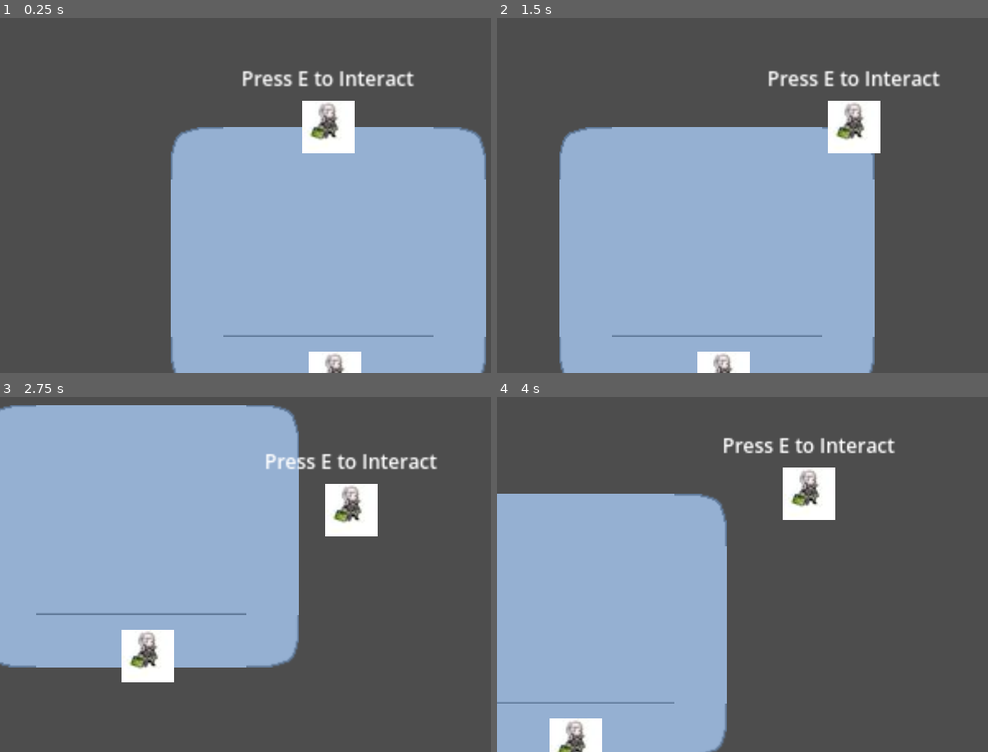
Above: before the commit, frames 1-4 (two rows, left to right).
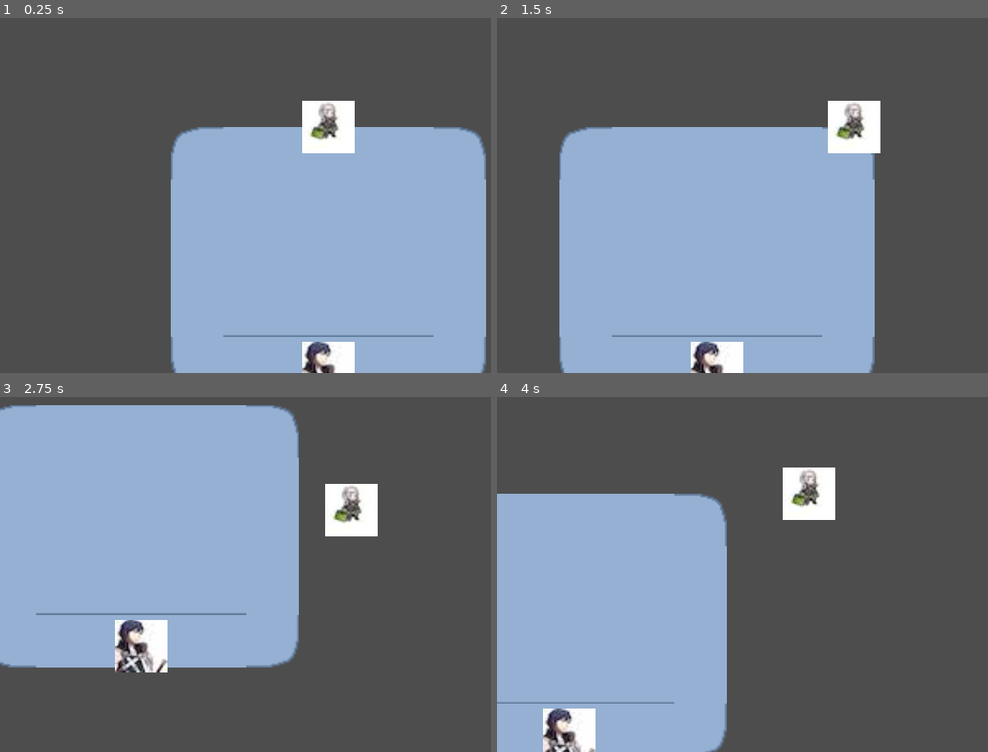
Above: after the commit, the same moments.

Repository: RubeculaBee/dream-catcher
Game: Godot game, scene res://Scenes/Gameobjects/world.tscn
Same seed, same stepped clock (60 frames per second), same inputs: the game is played once before the commit and once after it.
Inputs:
- Up to frame 1 (0.25 s): no input
- Up to frame 2 (1.5 s): tap E (interact) at 0.5, 1.35 s; hold D (move_right) 0.53-1.28 s; hold E (interact) 0.53-1.28 s; hold S (move_down) from 1.28 s (still down)
- Up to frame 3 (2.75 s): tap E (interact) at 2 s; release S (move_down) at 2.03 s; hold D (move_right) from 2.03 s (still down); hold E (interact) from 2.03 s (still down)
- Up to frame 4 (4 s): release D (move_right) at 2.78 s; release E (interact) at 2.78 s; hold W (move_up) 2.78-3.53 s; tap E (interact) at 2.85, 3.5 s; hold A (move_left) from 3.53 s (still down); hold E (interact) from 3.53 s (still down)

The runs differ from the first frame. In frame 1, 1.7% of the frame differs, in the area x 49-85%, y 14-100%; in frame 2, 1.7%; in frame 3, 2.5%, in the area x 23-90%, y 15-81%; in frame 4, 2.0%.
Error before the commit: Invalid assignment of property or key 'interact' with value of type 'Nil' on a base object of type 'Area2D (interactible.gd)'. (res://Interactions/npc_example.…

Commit message:
Added interaction basics

Diff:
--- /dev/null
+++ b/Interactions/interact_example.gd
@@ -0,0 +1,11 @@
+extends StaticBody2D
+
+@onready var interactable: Area2D = $Interactable
+@onready var sprite_2D: Sprite2D = $Sprite2D
+
+func _ready() -> void:
+	interactable.interact = _on_interact
+
+func _on_interact():
+	interactable.is_interactable = false
+	print("Cool Guy: yo whaddup.")
--- /dev/null
+++ b/Interactions/interact_example.tscn
@@ -0,0 +1,26 @@
+[gd_scene load_steps=6 format=3 uid="uid://cunxj8n5l2npb"]
+
+[ext_resource type="Texture2D" uid="uid://cx47okqyfy0ay" path="res://Resources/Images/chrom.jpeg" id="1_c1pfh"]
+[ext_resource type="Script" uid="uid://2parr655y4j5" path="res://Interactions/interact_example.gd" id="1_efwtq"]
+[ext_resource type="PackedScene" uid="uid://mx67iweabvr8" path="res://Interactions/interactible.tscn" id="2_efwtq"]
+
+[sub_resource type="RectangleShape2D" id="RectangleShape2D_efwtq"]
+size = Vector2(32, 32)
+
+[sub_resource type="CircleShape2D" id="CircleShape2D_tjigw"]
+radius = 44.102154
+
+[node name="Interact_Example" type="StaticBody2D"]
+script = ExtResource("1_efwtq")
+
+[node name="Sprite2D" type="Sprite2D" parent="."]
+texture = ExtResource("1_c1pfh")
+
+[node name="CollisionShape2D" type="CollisionShape2D" parent="."]
+shape = SubResource("RectangleShape2D_efwtq")
+
+[node name="Interactable" parent="." instance=ExtResource("2_efwtq")]
+interact_name = "Press E to Talk"
+
+[node name="CollisionShape2D" type="CollisionShape2D" parent="Interactable"]
+shape = SubResource("CircleShape2D_tjigw")
--- a/Interactions/interacting_component.tscn
+++ b/Interactions/interacting_component.tscn
@@ -18,7 +18,7 @@
 [node name="CollisionShape2D" type="CollisionShape2D" parent="InteractRange"]
 shape = SubResource("CircleShape2D_esxrx")
 
-[node name="InteractLabel" type="Label" parent="InteractRange/CollisionShape2D"]
+[node name="InteractLabel" type="Label" parent="."]
 z_index = 10
 anchors_preset = 8
 anchor_left = 0.5
@@ -26,12 +26,13 @@
 anchor_right = 0.5
 anchor_bottom = 0.5
 offset_left = -70.5
-offset_top = -41.0
+offset_top = -48.0
 offset_right = 70.5
-offset_bottom = -18.0
+offset_bottom = -11.0
 grow_horizontal = 2
 grow_vertical = 2
-text = "Press E to Interact"
+text = "Press E to Interact
+"
 label_settings = SubResource("LabelSettings_7wuj4")
 horizontal_alignment = 1
 vertical_alignment = 1
--- a/Scenes/Gameobjects/world.tscn
+++ b/Scenes/Gameobjects/world.tscn
@@ -1,10 +1,10 @@
-[gd_scene load_steps=7 format=4 uid="uid://cdb7odxnrglun"]
+[gd_scene load_steps=8 format=4 uid="uid://cdb7odxnrglun"]
 
 [ext_resource type="Script" uid="uid://rexxi281wnvk" path="res://player.gd" id="1_cjsli"]
 [ext_resource type="Texture2D" uid="uid://dfecyinx7psmr" path="res://Resources/Images/Robin.jpg" id="2_kg00p"]
 [ext_resource type="TileSet" uid="uid://cryql3wbplkqj" path="res://Resources/Tilesets/test-tileset.tres" id="3_0gj33"]
-[ext_resource type="PackedScene" uid="uid://dn32jhinttnwo" path="res://Interactions/interacting_component.tscn" id="4_kg00p"]
-[ext_resource type="PackedScene" uid="uid://bww62ryakkg8x" path="res://Interactions/npc_example.tscn" id="5_0gj33"]
+[ext_resource type="PackedScene" uid="uid://dn32jhinttnwo" path="res://Interactions/interacting_component.tscn" id="4_0gj33"]
+[ext_resource type="PackedScene" uid="uid://cunxj8n5l2npb" path="res://Interactions/interact_example.tscn" id="4_kg00p"]
 
 [sub_resource type="SpriteFrames" id="SpriteFrames_aqk2v"]
 animations = [{
@@ -16,6 +16,9 @@
 "name": &"walk",
 "speed": 5.0
 }]
+
+[sub_resource type="CircleShape2D" id="CircleShape2D_kg00p"]
+radius = 24.186773
 
 [node name="World" type="Node2D"]
 y_sort_enabled = true
@@ -37,7 +40,10 @@
 zoom = Vector2(2, 2)
 position_smoothing_enabled = true
 
-[node name="InteractingComponent" parent="Player" instance=ExtResource("4_kg00p")]
+[node name="CollisionShape2D" type="CollisionShape2D" parent="Player"]
+shape = SubResource("CircleShape2D_kg00p")
 
-[node name="NPC_Example" parent="." instance=ExtResource("5_0gj33")]
-position = Vector2(4, 153)
+[node name="InteractingComponent" parent="Player" instance=ExtResource("4_0gj33")]
+
+[node name="Interact_Example" parent="." instance=ExtResource("4_kg00p")]
+position = Vector2(0, 147)
Not shown, added: Interactions/interact_example.gd.uid
Binary file added: Resources/Images/chrom.jpeg
Not shown, added: Resources/Images/chrom.jpeg.import
